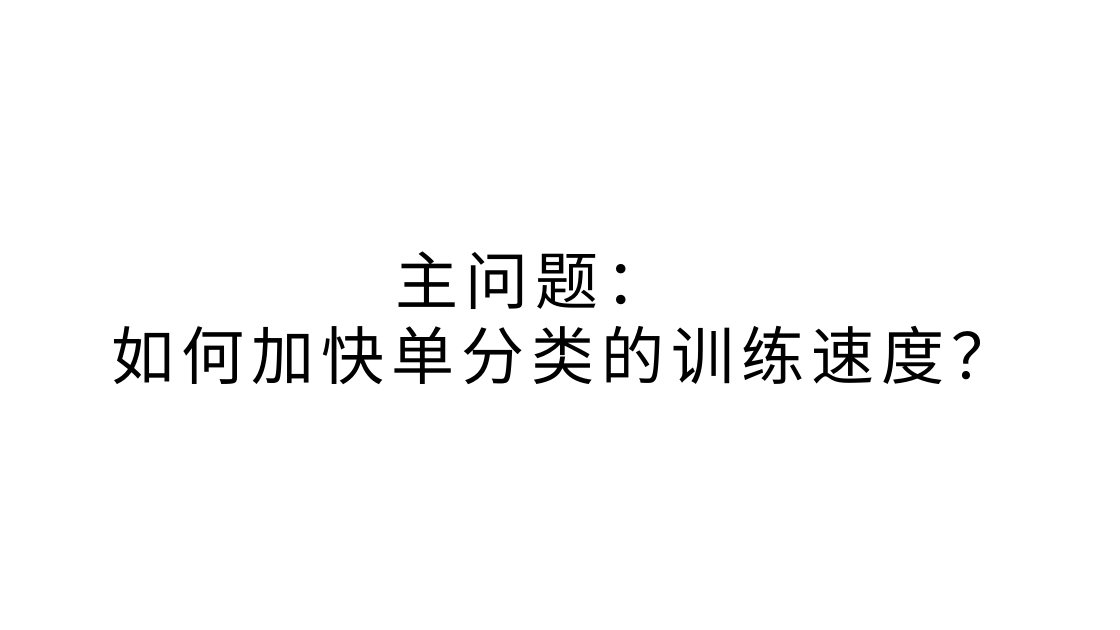
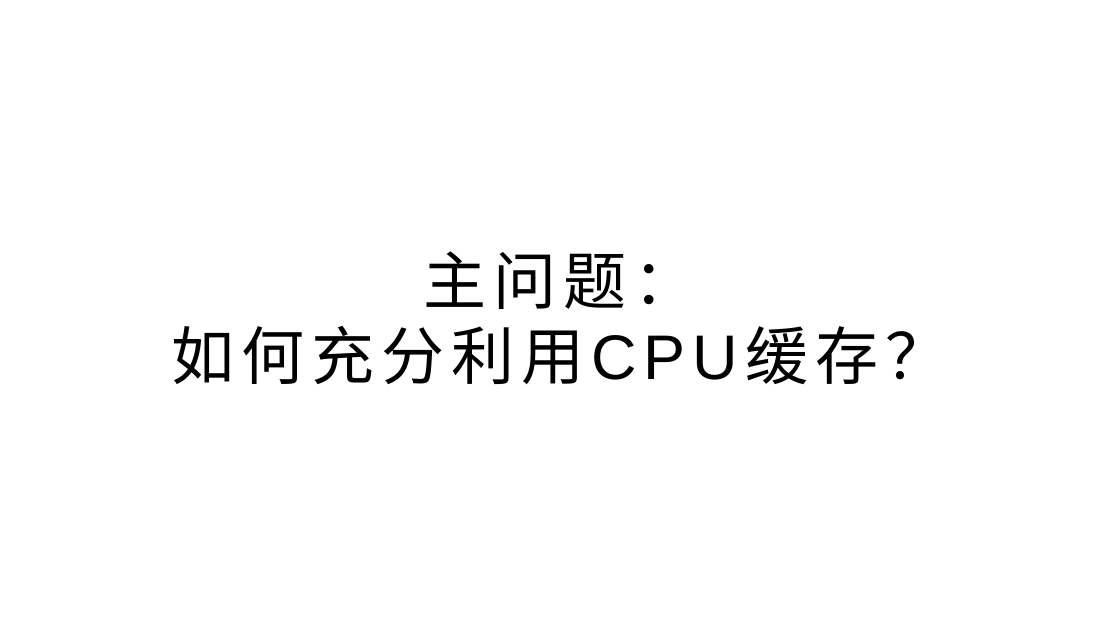
Before and after one commit to yyc-git/DeepLearningEdu, a slide deck: slide 6 of lessons/7_mini_batch/ppt/使用小批量随机梯度下降.pptx. Drawn at 1120x630 pixels with LibreOffice and Linux fonts; fonts in the diff are those of the drawing; background and template pictures are left out. Boxes give left, top, right and bottom in pixels: in the first picture for what was removed or moved away, otherwise in the second. Text is boxed around its words. In the diff, an @@ line names an element or a change of style, - is before the commit and + after.

```diff
--- a/lessons/7_mini_batch/ppt/使用小批量随机梯度下降.pptx
+++ b/lessons/7_mini_batch/ppt/使用小批量随机梯度下降.pptx
@@ title at (171,251,696,384): text changed @@
-主问题：
-如何加快单分类的训练速度？
+主问题：
+如何充分利用CPU缓存？
```
Also in this commit, not shown: 11 other slides changed, 1 slide added, 11 slides removed, 2 other files.
